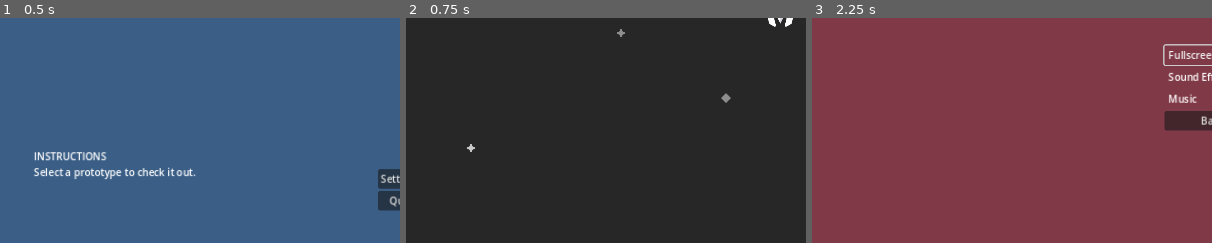
Above: before the commit, frames 1-3 (left to right).
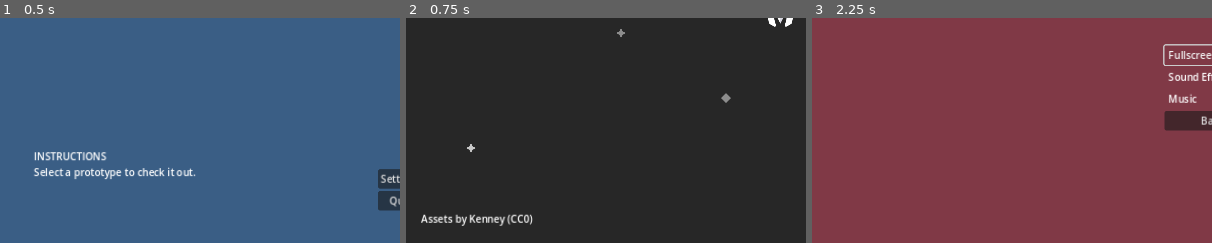
Above: after the commit, the same moments.

Repository: brettchalupa/godotypes
Game: Godot game, scene res://main_menu/main_menu.tscn
Same seed, same stepped clock (60 frames per second), same inputs: the game is played once before the commit and once after it.
Inputs:
- Up to frame 1 (0.5 s): no input
- Up to frame 2 (0.75 s): click "Smart Input" at 0.5 s
- Up to frame 3 (2.25 s): click "Back to Main Menu" at 1.25 s; click "Settings" at 2 s
The pictures show only the part of the screen within x 0-50%, y 50-100%; the shares and areas given below are measured in that part.

Frame 1 is identical in both runs. In frame 2, 0.7% of the frame differs, in the area x 3-32%, y 87-93%; in frame 3, nothing differs.

Commit message:
chore(smart_input): asset credit & fix beam collision w/ player

Diff:
--- a/smart_input/beam.tscn
+++ b/smart_input/beam.tscn
@@ -8,8 +8,10 @@
 height = 38.0
 
 [node name="Beam" type="CharacterBody2D"]
-position = Vector2(0, -9)
+position = Vector2(0, -18)
 scale = Vector2(0.25, 0.25)
+collision_layer = 2
+collision_mask = 2
 motion_mode = 1
 script = ExtResource("1_ycbwi")
 
--- a/smart_input/smart_input.tscn
+++ b/smart_input/smart_input.tscn
@@ -30,6 +30,14 @@
 offset_right = 328.0
 offset_bottom = 136.0
 text = "Input UI changes based on last used input method with support for controller-specific icons."
+autowrap_mode = 2
+
+[node name="Credit" type="Label" parent="."]
+offset_left = 24.0
+offset_top = 670.0
+offset_right = 328.0
+offset_bottom = 700.0
+text = "Assets by Kenney (CC0)"
 autowrap_mode = 2
 
 [node name="MainMenuButton" type="Button" parent="."]
